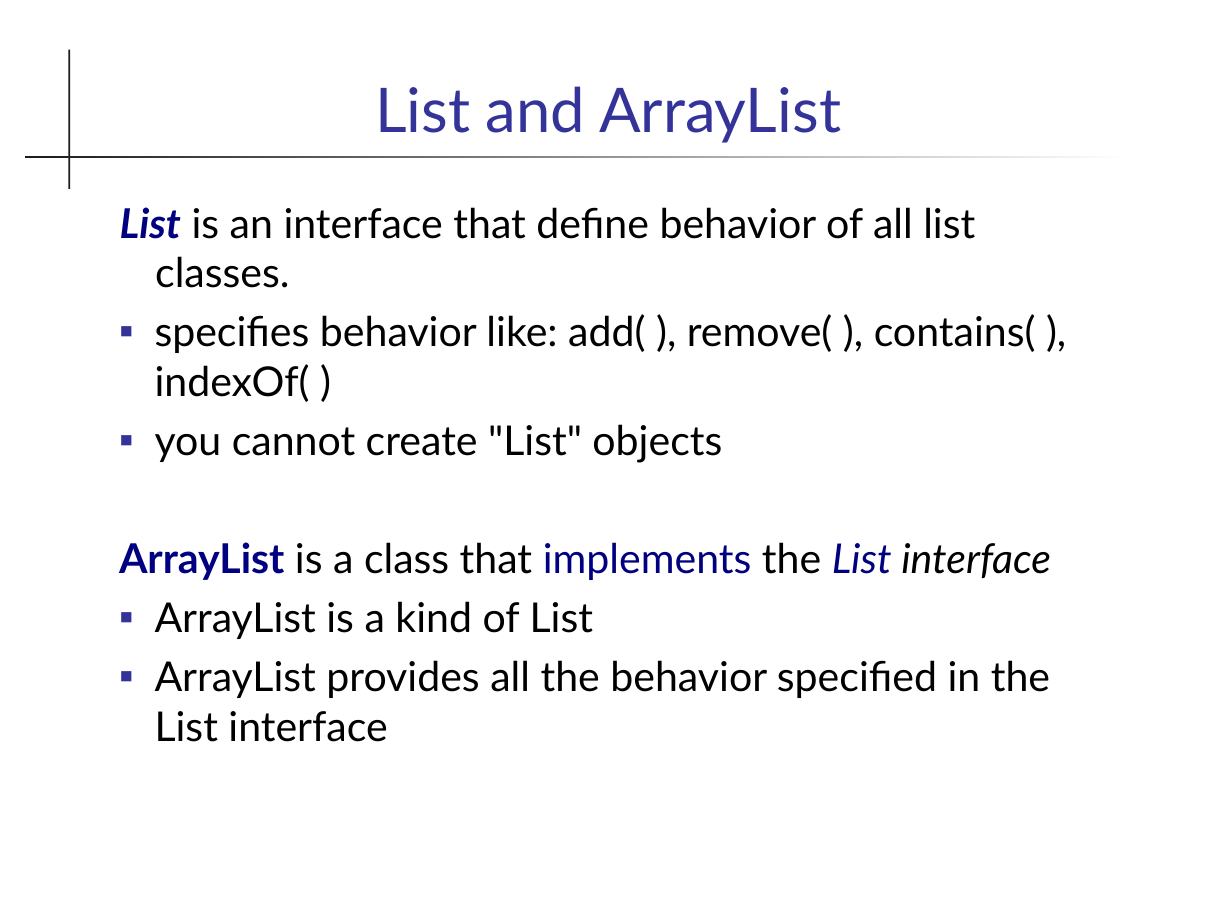
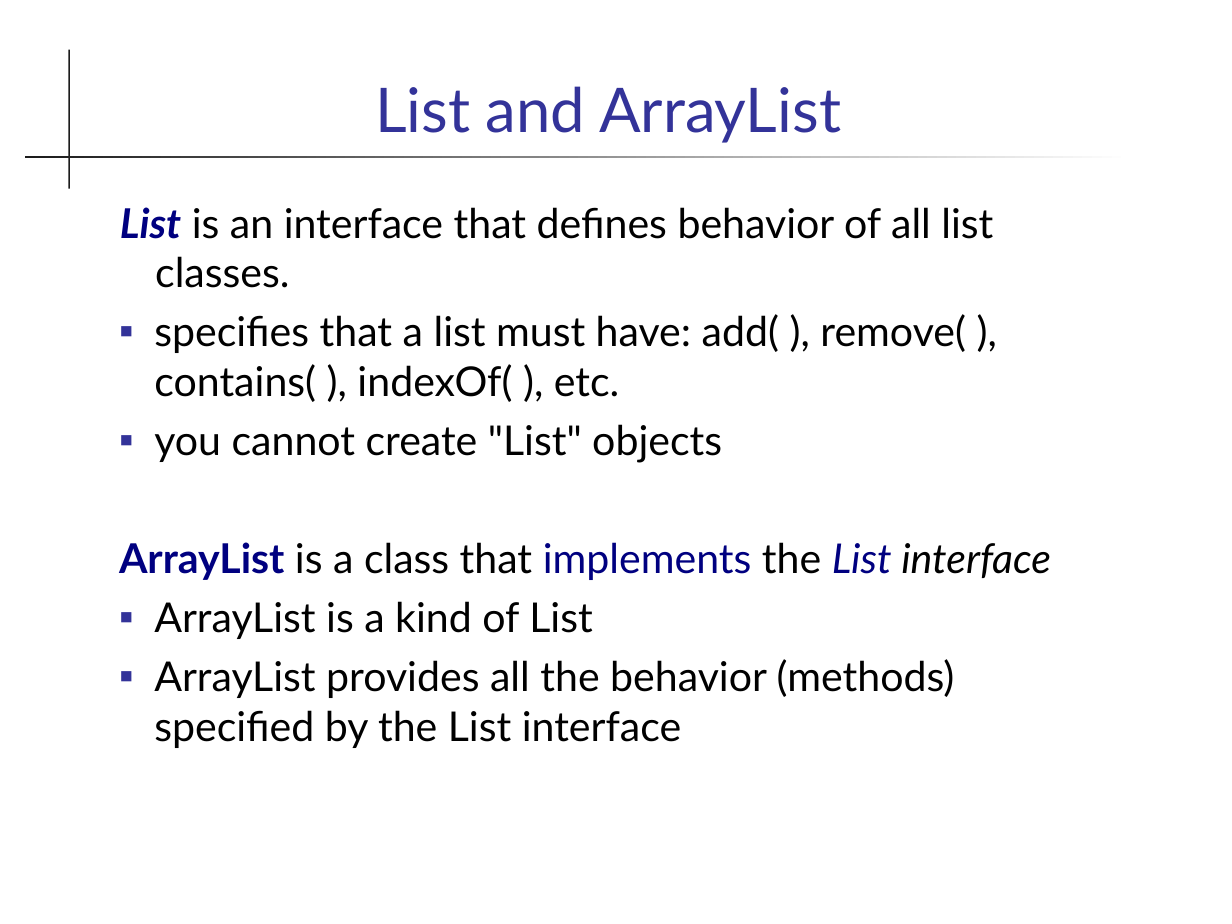
Before and after one commit to skeoop/skeoop.github.io, a slide deck: slide 4 of collections/ArrayList.ppt. Drawn at 1232x924 pixels with LibreOffice and Linux fonts; fonts in the diff are those of the drawing. Boxes give left, top, right and bottom in pixels: in the first picture for what was removed or moved away, otherwise in the second. Text is boxed around its words. In the diff, an @@ line names an element or a change of style, - is before the commit and + after.

```diff
--- a/collections/ArrayList.ppt
+++ b/collections/ArrayList.ppt
@@ text at (x1=120, y1=207, x2=993, y2=402): text changed @@
-List is an interface that define behavior of all list classes.
-▪ specifies behavior like: add( ), remove( ), contains( ), indexOf( )
+List is an interface that defines behavior of all list classes.
+▪ specifies that a list must have: add( ), remove( ), contains( ), indexOf( ), etc.
@@ text at (x1=154, y1=659, x2=955, y2=748): text changed @@
-▪ ArrayList provides all the behavior specified in the List interface
+▪ ArrayList provides all the behavior (methods) specified by the List interface
```
Also in this commit, not shown: 6 other slides changed, 3 slides added, 9 other files.
